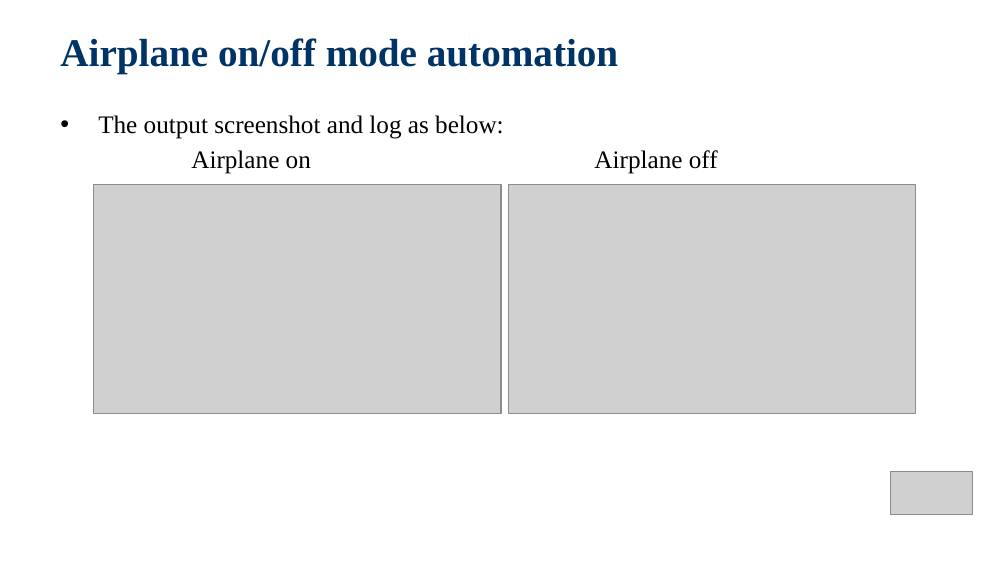
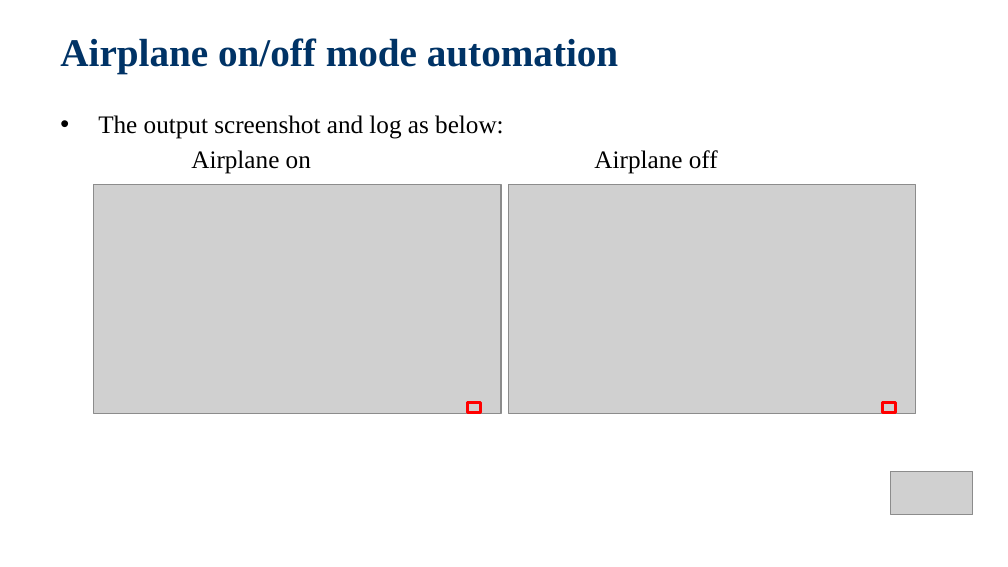
Before and after one commit to jackiejay888/automation, a slide deck: slide 22 of kpi/Test Automation.pptx. Drawn at 1008x567 pixels with LibreOffice and Linux fonts; fonts in the diff are those of the drawing; grey boxes stand for pictures; background and template pictures are left out. Boxes give left, top, right and bottom in pixels: in the first picture for what was removed or moved away, otherwise in the second. Text is boxed around its words. In the diff, an @@ line names an element or a change of style, - is before the commit and + after.

Commit message:
Update the kpi

```diff
--- a/kpi/Test Automation.pptx
+++ b/kpi/Test Automation.pptx
@@ rectangle added at (x1=468, y1=403, x2=481, y2=413), outline #FF0000 2 pt @@
@@ rectangle added at (x1=883, y1=403, x2=896, y2=413), outline #FF0000 2 pt @@
```
